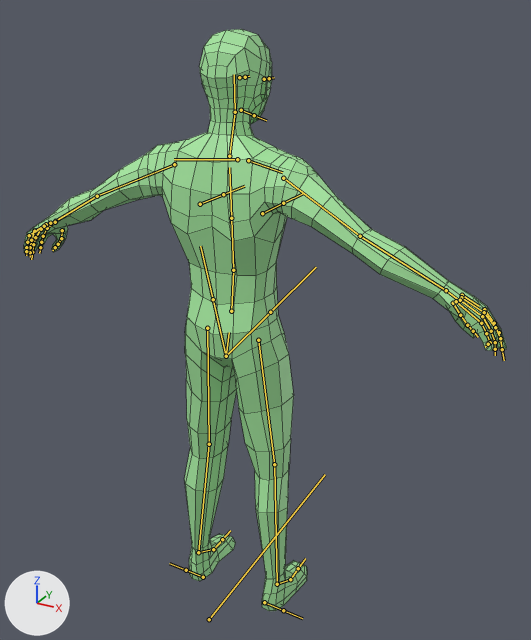
The FBX model src/Assets/Models/Characters/Humanoid/Test/Base.fbx as it was, and as the next commit left it.
Rendered twice from a camera (50 mm lens) standing at (1.04, -1.758, 1.873) and looking at (0.054, 0.033, 0.977). The axes (+X, +Y, +Z) are drawn at lower left. The lights are the same throughout. The bones that bend it are drawn over the model as lines. Mesh edges are drawn as thin lines.

The first picture shows 'BasicHumanMesh'.
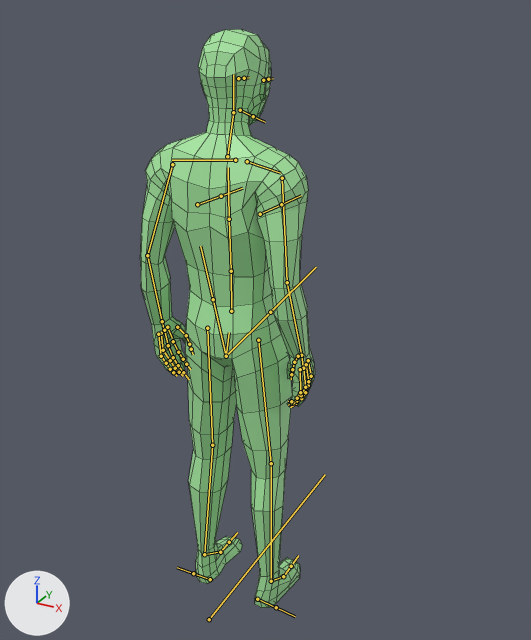
The newer file adds an action. The first version stands in its rest pose; the second is drawn at frame 41 of the action 'BasicHumanSkeleton|stand_still.human'.

Location of each change, (x1, y1, x2, y2) in pixels of the pictures (531 x 640 px):
'BasicHumanMesh', posed (64% narrower): before (24, 29, 507, 611); after (140, 29, 315, 608)
bone 'spine.1', root to tip: before (231, 311) to (233, 270); after (231, 311) to (231, 271)
bone 'spine.2', root to tip: before (233, 270) to (231, 218); after (231, 271) to (229, 219)
bone 'shoulder.L', root to tip: before (174, 164) to (97, 196); after (172, 164) to (147, 255)
bone 'forearm.L', root to tip: before (97, 196) to (55, 221); after (147, 255) to (162, 321)
bone 'shoulder.R', root to tip: before (283, 178) to (360, 236); after (282, 178) to (287, 282)
bone 'forearm.R', root to tip: before (360, 236) to (446, 290); after (287, 282) to (301, 355)
bone 'thigh.L', root to tip: before (207, 328) to (209, 444); after (207, 328) to (212, 445)
bone 'thigh.R', root to tip: before (258, 340) to (274, 464); after (258, 340) to (271, 463)

What the commit changed:
Bone 'spine.1' (bone_spine_1) turns from (0, 0, 0) to (-6, 0, 0) degrees about its own x, y and z.
Bone 'spine.2' (bone_spine_2) turns from (0, 0, 0) to (7, 0, 0) degrees about its own x, y and z.
Bone 'shoulder.L' (bone_shoulder_l) turns from (0, 0, 0) to (-5, 11, -54) degrees about its own x, y and z.
Bone 'forearm.L' (bone_forearm_l) turns from (0, 0, 0) to (9, -1, -4) degrees about its own x, y and z.
Bone 'shoulder.R' (bone_shoulder_r) turns from (0, 0, 0) to (-5, -11, 54) degrees about its own x, y and z.
Bone 'forearm.R' (bone_forearm_r) turns from (0, 0, 0) to (9, 1, 4) degrees about its own x, y and z.
Bone 'thigh.L' (bone_thigh_l) turns from (0, 0, 0) to (0, 0, 2) degrees about its own x, y and z.
Bone 'thigh.R' (bone_thigh_r) turns from (0, 0, 0) to (0, 0, -2) degrees about its own x, y and z.
